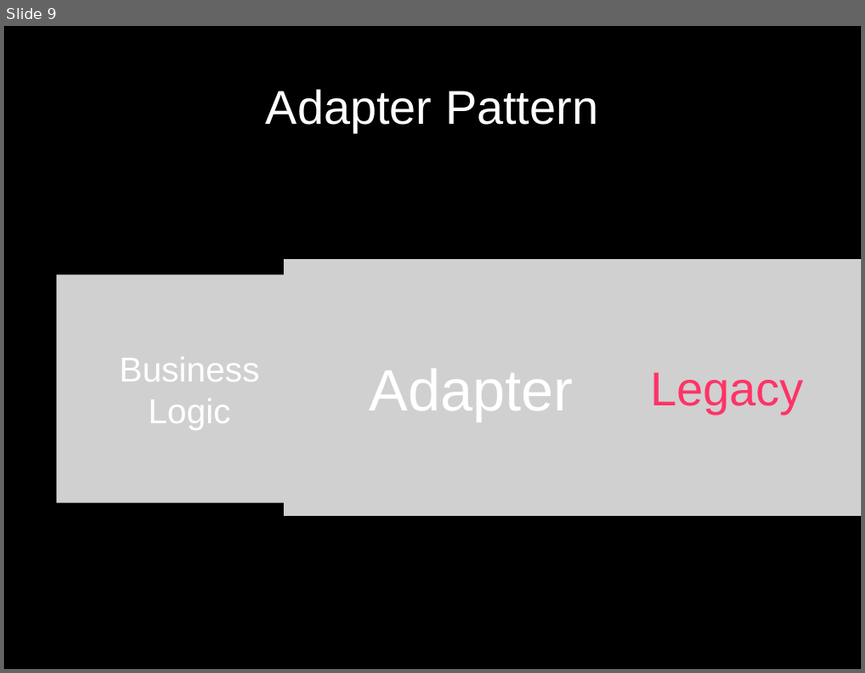
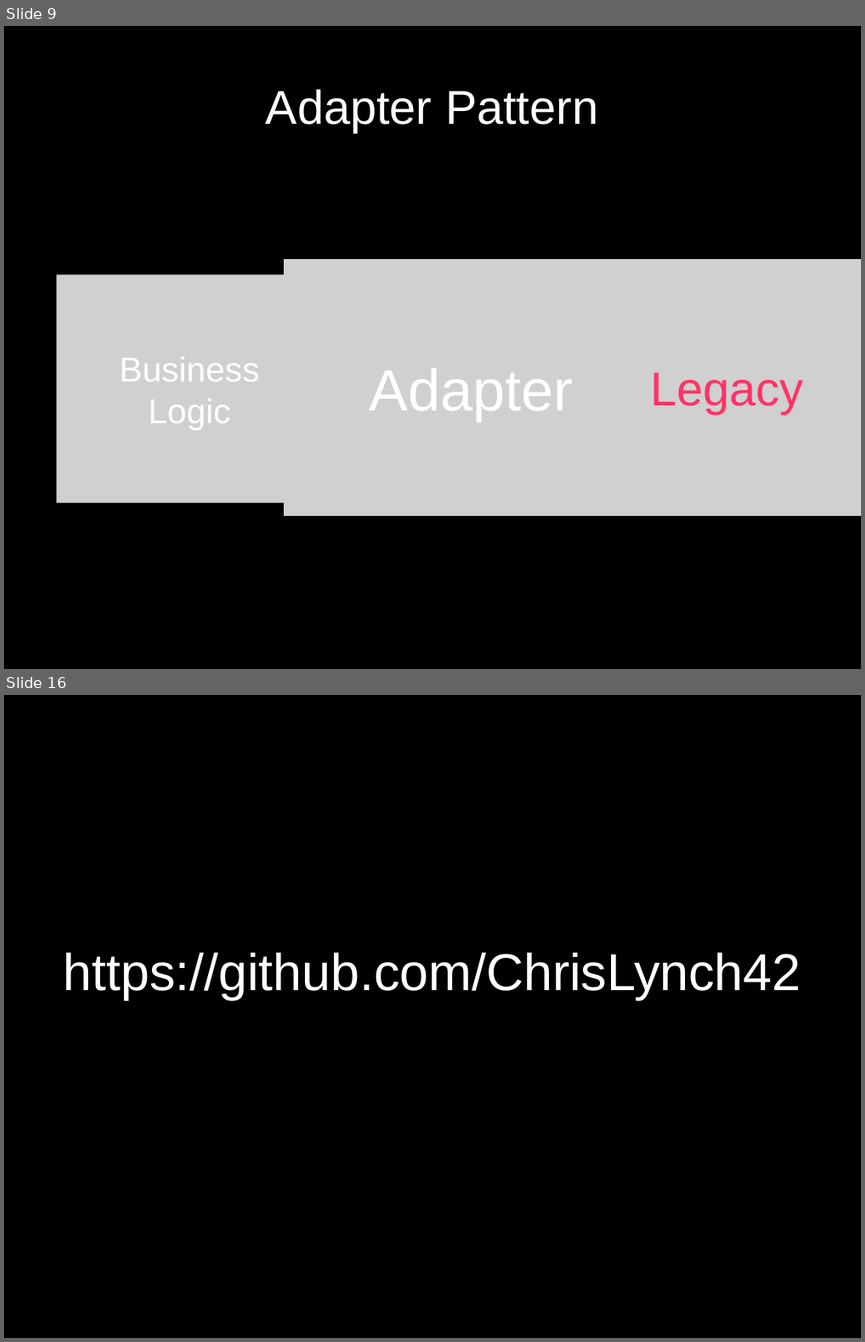
Before and after one commit to ChrisLynch42/presentations, a slide deck: codepalousa/legacy_code/coudepalousa.odp. Shown one above the other, each under a label of ours: slide 9 before the commit, slides 9 and 16 after it; the slides between them are not shown. The pictures are 865x673 and 865x1342 pixels, drawn with LibreOffice and Linux fonts; fonts in the diff are those of the drawing; grey boxes stand for pictures. Boxes give left, top, right and bottom in pixels: in the first picture for what was removed or moved away, otherwise in the second. Text is boxed around its words. In the diff, an @@ line names an element or a change of style, - is before the commit and + after.

```diff
--- a/codepalousa/legacy_code/coudepalousa.odp
+++ b/codepalousa/legacy_code/coudepalousa.odp
@@ slide 16 added at [4,695,861,1338], background #000000 @@
@@ subtitle added at [64,953,801,999], 48 pt, text #FFFFFF @@
+https://github.com/ChrisLynch42
```
Also in this commit, not shown: 2 slides changed, 4 other slides added, 2 slides removed, 8 other files.
